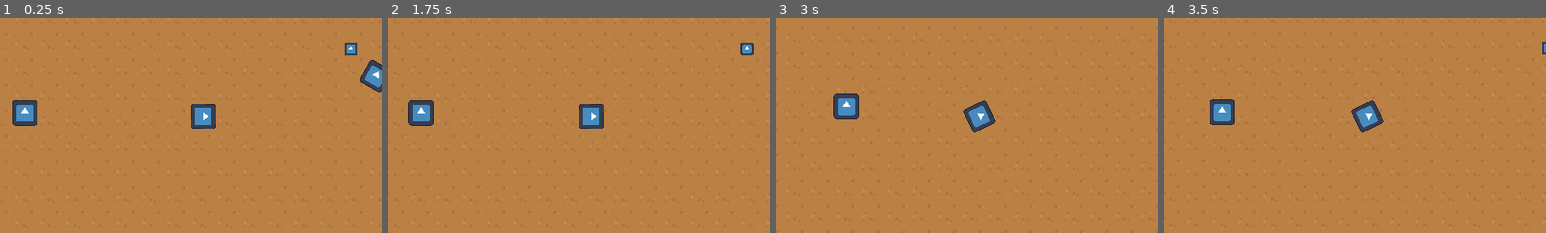
Above: before the commit, frames 1-4 (left to right).
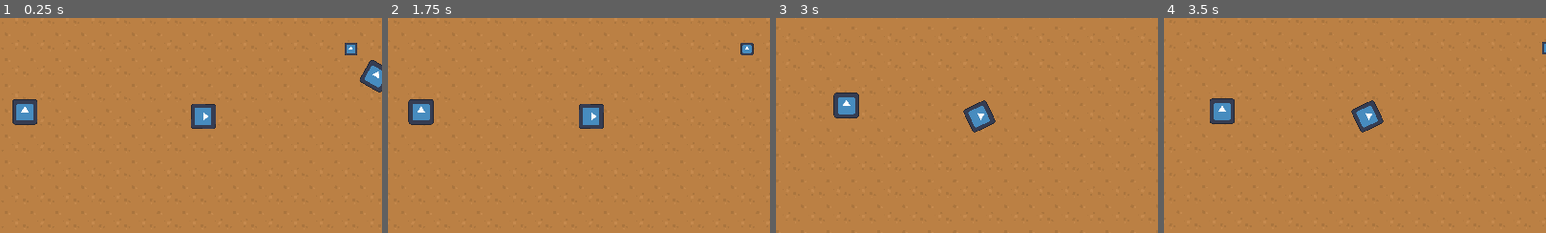
Above: after the commit, the same moments.

Repository: Schumert/Indy-500-The-Game
Game: Godot game, scene res://main.tscn
Same seed, same stepped clock (60 frames per second), same inputs: the game is played once before the commit and once after it. The engine's default icon, where the game draws it, is replaced by a stand-in: a white triangle on a blue panel in a dark square.
Inputs:
- Up to frame 1 (0.25 s): no input
- Up to frame 2 (1.75 s): hold D (steer_right) 0.53-1.28 s; hold S (brake) from 1.28 s (still down)
- Up to frame 3 (3 s): release S (brake) at 2.03 s; hold D (steer_right) 2.03-2.78 s; hold W (accelerate) from 2.78 s (still down)
- Up to frame 4 (3.5 s): keep holding W (accelerate)
The pictures show only the part of the screen within x 23-73%, y 27-77%; the shares and areas given below are measured in that part.

The runs differ from the first frame. In frame 1, 0.2% of the frame differs, in the area x 3-10%, y 37-51%; in frame 2, 0.2%; in frame 3, 0.2%, in the area x 15-22%, y 34-48%; in frame 4, 0.2%.

Commit message:
bugfixes

Diff:
--- a/main.tscn
+++ b/main.tscn
@@ -1454,8 +1454,8 @@
 
 [node name="Car" parent="." groups=["player"] instance=ExtResource("1_g2ska")]
 position = Vector2(-741, 9)
-collision_layer = 2
-collision_mask = 15
+collision_layer = 3
+collision_mask = 31
 
 [node name="wall" type="StaticBody2D" parent="."]
 position = Vector2(0, -428)
@@ -1481,7 +1481,9 @@
 disabled = true
 
 [node name="Area2D" type="CharacterBody2D" parent="." groups=["player"]]
-position = Vector2(-1638, -4)
+position = Vector2(-1638, -9)
+collision_layer = 3
+collision_mask = 31
 
 [node name="CollisionShape2D" type="CollisionShape2D" parent="Area2D"]
 position = Vector2(0.5, -5.5)
--- a/project.godot
+++ b/project.godot
@@ -61,6 +61,7 @@
 2d_physics/layer_2="player"
 2d_physics/layer_3="obstacles"
 2d_physics/layer_4="coins"
+2d_physics/layer_5="player2"
 
 [rendering]
 
--- a/scripts/CarMovement.gd
+++ b/scripts/CarMovement.gd
@@ -45,7 +45,7 @@
 	move_and_slide()
 	for i in get_slide_collision_count():
 		var collision = get_slide_collision(i)
-		if collision.get_collider().name == "Area2D" and raycast.is_colliding():
+		if collision.get_collider().is_in_group("player") and raycast.is_colliding():
 			is_pushing_state = true
 			collision_info = collision.get_normal()
 			var direction_to_collision = collision.get_position() - position
--- a/scripts/coin.gd
+++ b/scripts/coin.gd
@@ -7,7 +7,7 @@
 
 
 func _on_body_entered(body:Node2D):
-	if body.collision_layer == 2:
+	if body.collision_layer & (1 << 1) != 0:
 		spawn_new_one()
 
 func spawn_new_one():
